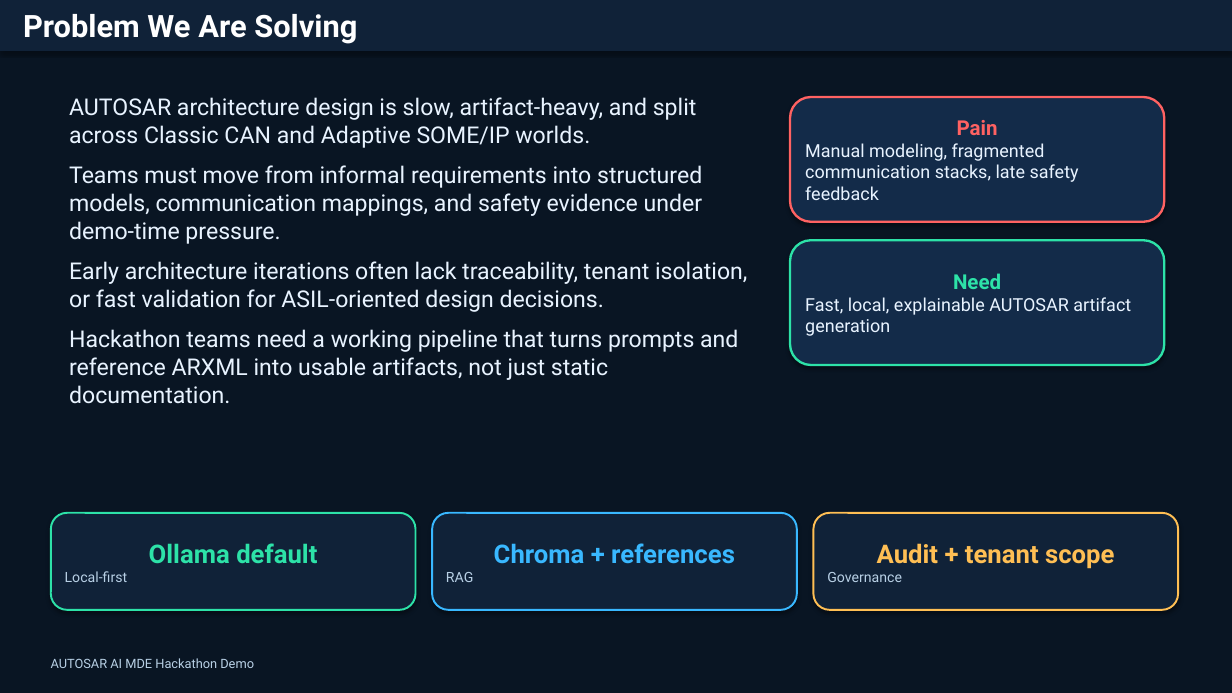
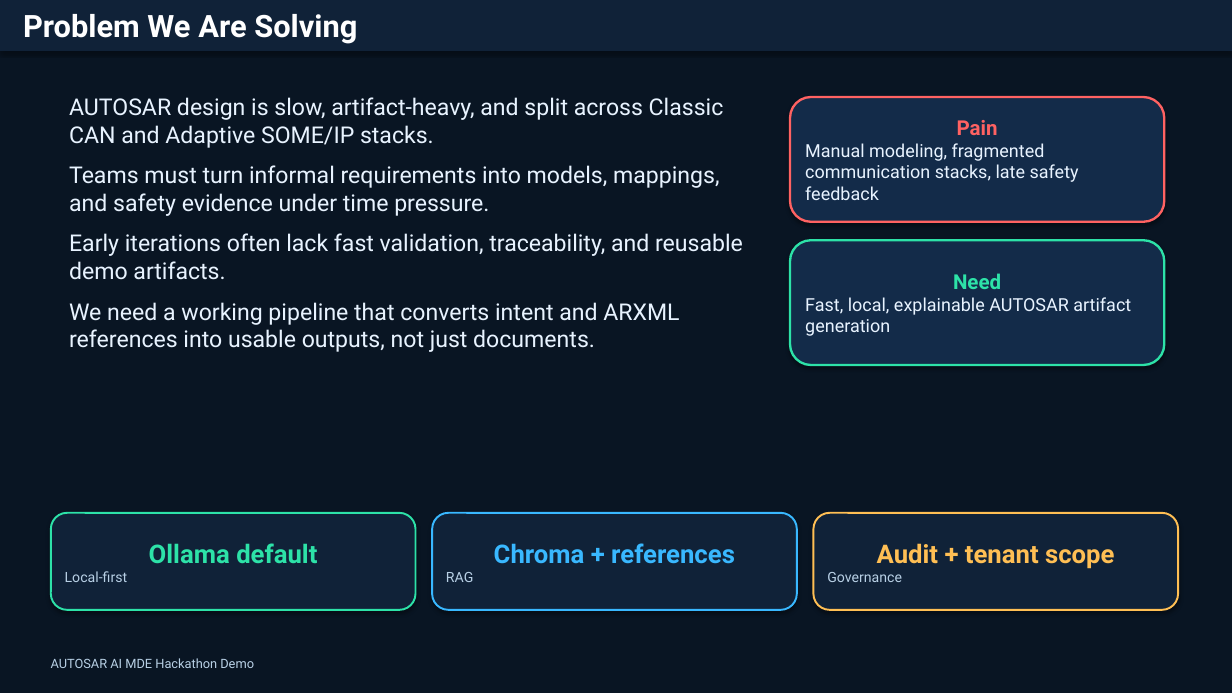
Before and after one commit to Arisfrl/autosarAI, a slide deck: slide 2 of AUTOSAR_AI_MDE_Hackathon_Demo.pptx. Drawn at 1232x693 pixels with LibreOffice and Linux fonts; fonts in the diff are those of the drawing. Boxes give left, top, right and bottom in pixels: in the first picture for what was removed or moved away, otherwise in the second. Text is boxed around its words. In the diff, an @@ line names an element or a change of style, - is before the commit and + after.

```diff
--- a/AUTOSAR_AI_MDE_Hackathon_Demo.pptx
+++ b/AUTOSAR_AI_MDE_Hackathon_Demo.pptx
@@ text at <box>69,97,743,352</box>: text changed @@
-AUTOSAR architecture design is slow, artifact-heavy, and split across Classic CAN and Adaptive SOME/IP worlds.
-Teams must move from informal requirements into structured models, communication mappings, and safety evidence under demo-time pressure.
-Early architecture iterations often lack traceability, tenant isolation, or fast validation for ASIL-oriented design decisions.
-Hackathon teams need a working pipeline that turns prompts and reference ARXML into usable artifacts, not just static documentation.
+AUTOSAR design is slow, artifact-heavy, and split across Classic CAN and Adaptive SOME/IP stacks.
+Teams must turn informal requirements into models, mappings, and safety evidence under time pressure.
+Early iterations often lack fast validation, traceability, and reusable demo artifacts.
+We need a working pipeline that converts intent and ARXML references into usable outputs, not just documents.
```
Also in this commit, not shown: 3 other slides changed, 2 slides added, 8 other files.
